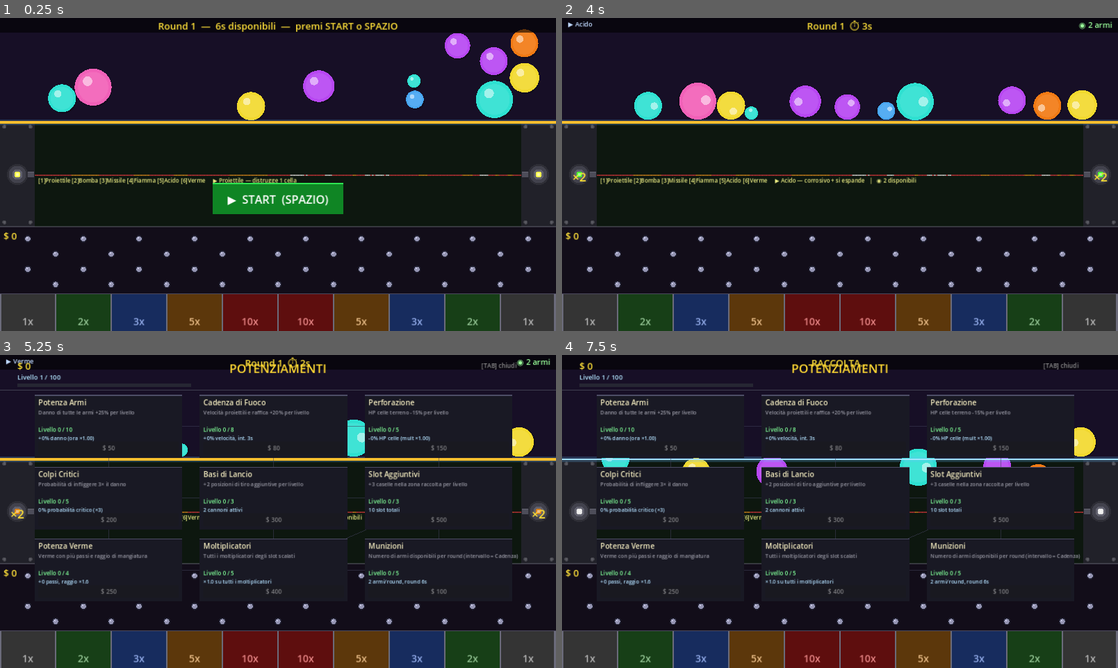
Above: before the commit, frames 1-4 (two rows, left to right).
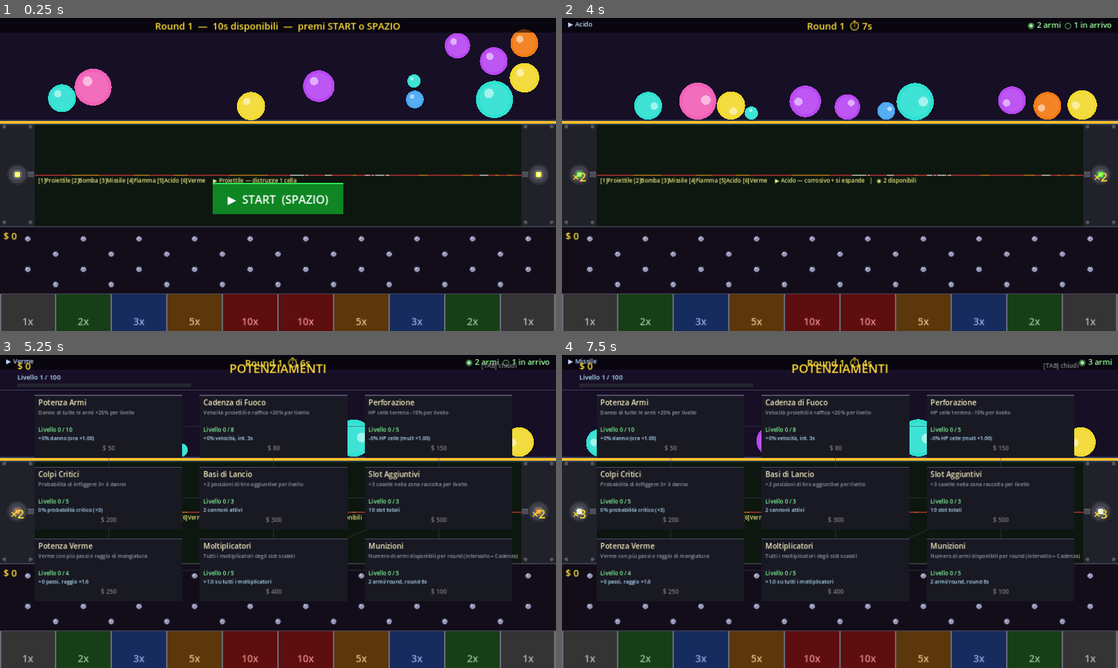
Above: after the commit, the same moments.

Repository: tanapox/TravelCalculator
Game: Godot game, scene res://scenes/Main.tscn
Two runs of this game, one before a commit and one after it. Both use one fixed random seed, a clock stepped at 60 frames per second and the inputs below.
Inputs (mouse positions are in pixels of both pictures, inside the frame that each line leads up to):
- Up to frame 1 (0.25 s): no input
- Up to frame 2 (4 s): tap Enter at 0.5 s; move the mouse to (962, 158) at 0.52 s; tap 1 at 0.6 s; click (962, 158) at 0.67 s; tap Space at 0.77, 1.52, 3.02, 3.77 s; move the mouse to (728, 190) at 1.27 s; tap 2 at 1.35 s; click (728, 190) at 1.42 s; move the mouse to (895, 105) at 2.02 s; tap 3 at 2.1 s; click (895, 105) at 2.17 s; move the mouse to (812, 237) at 2.77 s; tap 4 at 2.85 s; click (812, 237) at 2.92 s; move the mouse to (1006, 221) at 3.52 s; tap 5 at 3.6 s; click (1006, 221) at 3.67 s
- Up to frame 3 (5.25 s): move the mouse to (111, 464) at 4.27 s; tap 6 at 4.35 s; click (111, 464) at 4.42 s; tap Space at 4.52 s; move the mouse to (305, 511) at 5.02 s; tap Tab at 5.1 s; click (305, 511) at 5.17 s
- Up to frame 4 (7.5 s): move the mouse to (756, 433) at 5.77 s; tap 1 at 5.85 s; click (756, 433) at 5.92 s; tap Space at 6.02, 6.5, 6.77 s; move the mouse to (962, 495) at 6.52 s; tap 2 at 6.6 s; click (962, 495) at 6.67 s; move the mouse to (728, 527) at 7.27 s; tap 3 at 7.35 s; click (728, 527) at 7.42 s

The runs differ from the first frame. In frame 1, 0.6% of the frame differs, in the area x 28-72%, y 1-5%; in frame 2, 0.2%; in frame 3, 0.2%; in frame 4, 2.5%, in the area x 0-100%, y 0-53%.

Commit message:
Per-level timer and full 100-level terrain_rows in levels.cfg
- levels.cfg: [terrain_rows] extended to 100 entries (l1=1..l30=30,
  l31-l100 capped at 30); [timer] added with 100 entries (10s at lv.1
  → 60s at lv.100 linear); [terrain] rows bumped to 30 (physical max
  with TERRAIN_Y=120 and AREA_H=240)
- GameState: loads _timers_by_level from [timer]; exposes
  round_duration_at_level(lvl); terrain_rows default updated to 30
- Main: _begin_shooting uses round_duration_at_level for total time,
  derives shot count as floor(duration/interval); adds _shots_total to
  correctly display given/total in HUD without relying on shots_per_round

Co-Authored-By: Claude Sonnet 4.6 <noreply@anthropic.com>
Claude-Session: https://claude.ai/code/session_01QzGJouKABdY15psrR5EvZo

Diff:
--- a/data/levels.cfg
+++ b/data/levels.cfg
@@ -1,39 +1,235 @@
-; Soglie cumulative di monete guadagnate per avanzare di livello.
-; Il livello 1 parte da 0. L2 = monete totali necessarie per salire a livello 2, ecc.
-; Modifica questi valori per bilanciare la progressione.
+; Dati di progressione per livello del giocatore (livelli 1-100).
+; Modifica i valori per bilanciare la progressione.
 
 [terrain]
 
-; Numero massimo assoluto di righe (dimensione dell'array). Non modificare senza
-; aumentare anche i valori in [terrain_rows].
-rows = 20
+; Numero massimo assoluto di righe (dimensione dell'array).
+; Con CELL=4px e TERRAIN_Y=120: max fisico = (240-120)/4 = 30 righe.
+rows = 30
 
 [terrain_rows]
 
-; Numero di righe attive per ogni livello del giocatore.
-; Al livello L, il terreno ha al massimo terrain_rows[L] righe visibili.
-; All'interno del round N vengono mostrate min(N, terrain_rows[L]) righe.
-; Con CELL=4px ogni riga è alta 4px. Il terreno parte da metà area (y=120).
-l1  = 1
-l2  = 2
-l3  = 3
-l4  = 4
-l5  = 5
-l6  = 6
-l7  = 7
-l8  = 8
-l9  = 9
-l10 = 10
-l11 = 11
-l12 = 12
-l13 = 13
-l14 = 14
-l15 = 15
-l16 = 16
-l17 = 17
-l18 = 18
-l19 = 19
-l20 = 20
+; Righe di terreno distruttibile disponibili per ogni livello.
+; Livelli 1-30: crescono di 1 per livello. Livelli 31-100: capped a 30.
+; ── Livelli 1-10 ──────────────────────────────────────────────────────────────
+l1   = 1
+l2   = 2
+l3   = 3
+l4   = 4
+l5   = 5
+l6   = 6
+l7   = 7
+l8   = 8
+l9   = 9
+l10  = 10
+; ── Livelli 11-20 ─────────────────────────────────────────────────────────────
+l11  = 11
+l12  = 12
+l13  = 13
+l14  = 14
+l15  = 15
+l16  = 16
+l17  = 17
+l18  = 18
+l19  = 19
+l20  = 20
+; ── Livelli 21-30 ─────────────────────────────────────────────────────────────
+l21  = 21
+l22  = 22
+l23  = 23
+l24  = 24
+l25  = 25
+l26  = 26
+l27  = 27
+l28  = 28
+l29  = 29
+l30  = 30
+; ── Livelli 31-100: cap a 30 ──────────────────────────────────────────────────
+l31  = 30
+l32  = 30
+l33  = 30
+l34  = 30
+l35  = 30
+l36  = 30
+l37  = 30
+l38  = 30
+l39  = 30
+l40  = 30
+l41  = 30
+l42  = 30
+l43  = 30
+l44  = 30
+l45  = 30
+l46  = 30
+l47  = 30
+l48  = 30
+l49  = 30
+l50  = 30
+l51  = 30
+l52  = 30
+l53  = 30
+l54  = 30
+l55  = 30
+l56  = 30
+l57  = 30
+l58  = 30
+l59  = 30
+l60  = 30
+l61  = 30
+l62  = 30
+l63  = 30
+l64  = 30
+l65  = 30
+l66  = 30
+l67  = 30
+l68  = 30
+l69  = 30
+l70  = 30
+l71  = 30
+l72  = 30
+l73  = 30
+l74  = 30
+l75  = 30
+l76  = 30
+l77  = 30
+l78  = 30
+l79  = 30
+l80  = 30
+l81  = 30
+l82  = 30
+l83  = 30
+l84  = 30
+l85  = 30
+l86  = 30
+l87  = 30
+l88  = 30
+l89  = 30
+l90  = 30
+l91  = 30
+l92  = 30
+l93  = 30
+l94  = 30
+l95  = 30
+l96  = 30
+l97  = 30
+l98  = 30
+l99  = 30
+l100 = 30
+
+[timer]
+
+; Durata totale del round (secondi) per ogni livello del giocatore.
+; Il numero di armi = floor(durata / shot_interval). 10s al lv.1 → 60s al lv.100.
+; ── Livelli 1-10 ──────────────────────────────────────────────────────────────
+l1   = 10
+l2   = 10
+l3   = 11
+l4   = 11
+l5   = 12
+l6   = 12
+l7   = 13
+l8   = 13
+l9   = 14
+l10  = 14
+; ── Livelli 11-20 ─────────────────────────────────────────────────────────────
+l11  = 15
+l12  = 15
+l13  = 16
+l14  = 16
+l15  = 17
+l16  = 17
+l17  = 18
+l18  = 18
+l19  = 19
+l20  = 19
+; ── Livelli 21-30 ─────────────────────────────────────────────────────────────
+l21  = 20
+l22  = 20
+l23  = 21
+l24  = 21
+l25  = 22
+l26  = 22
+l27  = 23
+l28  = 23
+l29  = 24
+l30  = 24
+; ── Livelli 31-40 ─────────────────────────────────────────────────────────────
+l31  = 25
+l32  = 25
+l33  = 26
+l34  = 26
+l35  = 27
+l36  = 27
+l37  = 28
+l38  = 28
+l39  = 29
+l40  = 29
+; ── Livelli 41-50 ─────────────────────────────────────────────────────────────
+l41  = 30
+l42  = 30
+l43  = 31
+l44  = 31
+l45  = 32
+l46  = 32
+l47  = 33
+l48  = 33
+l49  = 34
+l50  = 34
+; ── Livelli 51-60 ─────────────────────────────────────────────────────────────
+l51  = 35
+l52  = 35
+l53  = 36
+l54  = 36
+l55  = 37
+l56  = 37
+l57  = 38
+l58  = 38
+l59  = 39
+l60  = 39
+; ── Livelli 61-70 ─────────────────────────────────────────────────────────────
+l61  = 40
+l62  = 40
+l63  = 41
+l64  = 41
+l65  = 42
+l66  = 42
+l67  = 43
+l68  = 43
+l69  = 44
+l70  = 44
+; ── Livelli 71-80 ─────────────────────────────────────────────────────────────
+l71  = 45
+l72  = 45
+l73  = 46
+l74  = 46
+l75  = 47
+l76  = 47
+l77  = 48
+l78  = 48
+l79  = 49
+l80  = 49
+; ── Livelli 81-90 ─────────────────────────────────────────────────────────────
+l81  = 50
+l82  = 50
+l83  = 51
+l84  = 51
+l85  = 52
+l86  = 52
+l87  = 53
+l88  = 53
+l89  = 54
+l90  = 54
+; ── Livelli 91-100 ────────────────────────────────────────────────────────────
+l91  = 55
+l92  = 55
+l93  = 56
+l94  = 56
+l95  = 57
+l96  = 57
+l97  = 58
+l98  = 58
+l99  = 59
+l100 = 60
 
 [thresholds]
 
--- a/scripts/GameState.gd
+++ b/scripts/GameState.gd
@@ -22,10 +22,13 @@
 var _thresholds: Array = []
 
 # Numero massimo assoluto di righe (dimensione array, da [terrain] rows)
-var terrain_rows: int = 20
+var terrain_rows: int = 30
 
 # Righe attive per ogni livello giocatore; indice 0 = livello 1
 var _terrain_rows_by_level: Array = []
+
+# Durata round (secondi) per ogni livello giocatore; indice 0 = livello 1
+var _timers_by_level: Array = []
 
 # ── Init ──────────────────────────────────────────────────────────────────────
 
@@ -61,7 +64,7 @@
 		push_warning("GameState: impossibile caricare data/levels.cfg — uso formula predefinita")
 		_fallback_thresholds()
 		return
-	terrain_rows = int(cfg.get_value("terrain", "rows", 20))
+	terrain_rows = int(cfg.get_value("terrain", "rows", 30))
 	_terrain_rows_by_level = []
 	for lvl in range(1, 101):
 		var key := "l%d" % lvl
@@ -69,6 +72,13 @@
 		if val == null:
 			break
 		_terrain_rows_by_level.append(int(val))
+	_timers_by_level = []
+	for lvl in range(1, 101):
+		var key := "l%d" % lvl
+		var val = cfg.get_value("timer", key, null)
+		if val == null:
+			break
+		_timers_by_level.append(int(val))
 	_thresholds = []
 	for lvl in range(2, 101):
 		var key := "l%d" % lvl
@@ -89,6 +99,12 @@
 		return clampi(lvl, 1, terrain_rows)
 	var idx := clampi(lvl - 1, 0, _terrain_rows_by_level.size() - 1)
 	return int(_terrain_rows_by_level[idx])
+
+func round_duration_at_level(lvl: int) -> int:
+	if _timers_by_level.is_empty():
+		return 10 + clampi(lvl - 1, 0, 50)
+	var idx := clampi(lvl - 1, 0, _timers_by_level.size() - 1)
+	return int(_timers_by_level[idx])
 
 # ── API pubblica ──────────────────────────────────────────────────────────────
 
--- a/scripts/Main.gd
+++ b/scripts/Main.gd
@@ -36,6 +36,7 @@
 var _round_timer:    float = 0.0   # conto alla rovescia totale del round
 var _shot_timer:     float = 0.0   # conto alla rovescia fino alla prossima arma
 var _shots_to_give:  int   = 0     # armi ancora da sbloccare questo round
+var _shots_total:    int   = 0     # armi totali del round corrente
 var _collect_timer:  float = 0.0   # timeout raccolta palline
 
 var _flash_text:     String = ""
@@ -292,11 +293,13 @@
 func _begin_shooting() -> void:
 	if _phase != Phase.WAITING:
 		return
-	var interval := GameState.shot_interval()
-	var shots    := GameState.shots_per_round()
-	_round_timer   = interval * float(shots)
+	var interval  := GameState.shot_interval()
+	var duration  := float(GameState.round_duration_at_level(GameState.level))
+	var shots     := maxi(1, int(duration / interval))
+	_round_timer   = duration
 	_shot_timer    = interval
 	_shots_to_give = shots - 1
+	_shots_total   = shots
 	_terrain.shots_available = 1
 
 	_phase = Phase.SHOOTING
@@ -393,14 +396,14 @@
 func _update_hud() -> void:
 	match _phase:
 		Phase.WAITING:
-			var duration := int(GameState.shot_interval() * float(GameState.shots_per_round()))
+			var duration := GameState.round_duration_at_level(GameState.level)
 			_hud_timer.text  = "Round %d  —  %ds disponibili  —  premi START o SPAZIO" % [_round, duration]
 			_hud_shots.text  = ""
 			_hud_weapon.text = ""
 
 		Phase.SHOOTING:
 			var t       := maxi(0, int(ceil(_round_timer)))
-			var given   := GameState.shots_per_round() - _shots_to_give
+			var given   := _shots_total - _shots_to_give
 			var ready   := _terrain.shots_available
 			var used    := given - ready
 			var coming  := _shots_to_give
